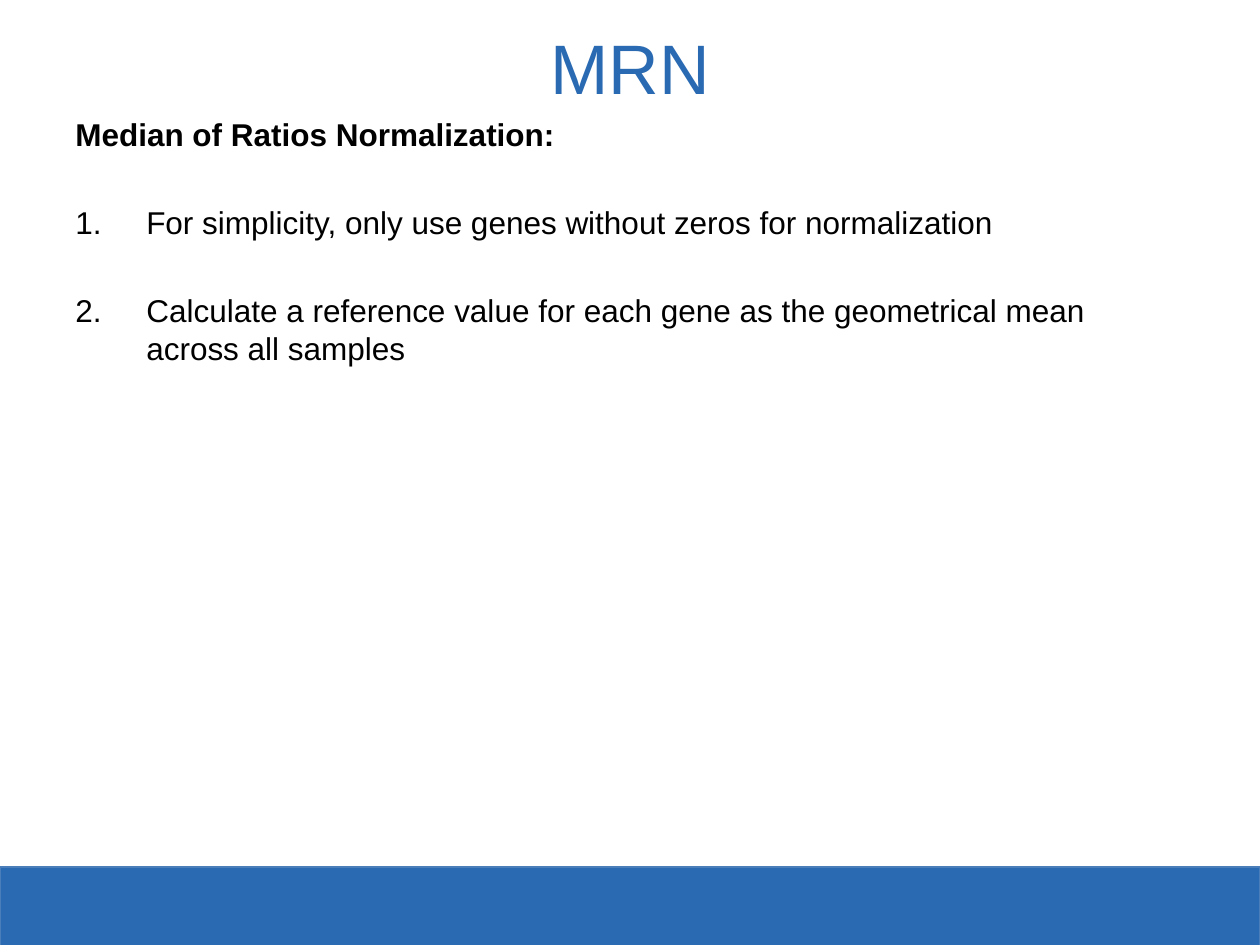
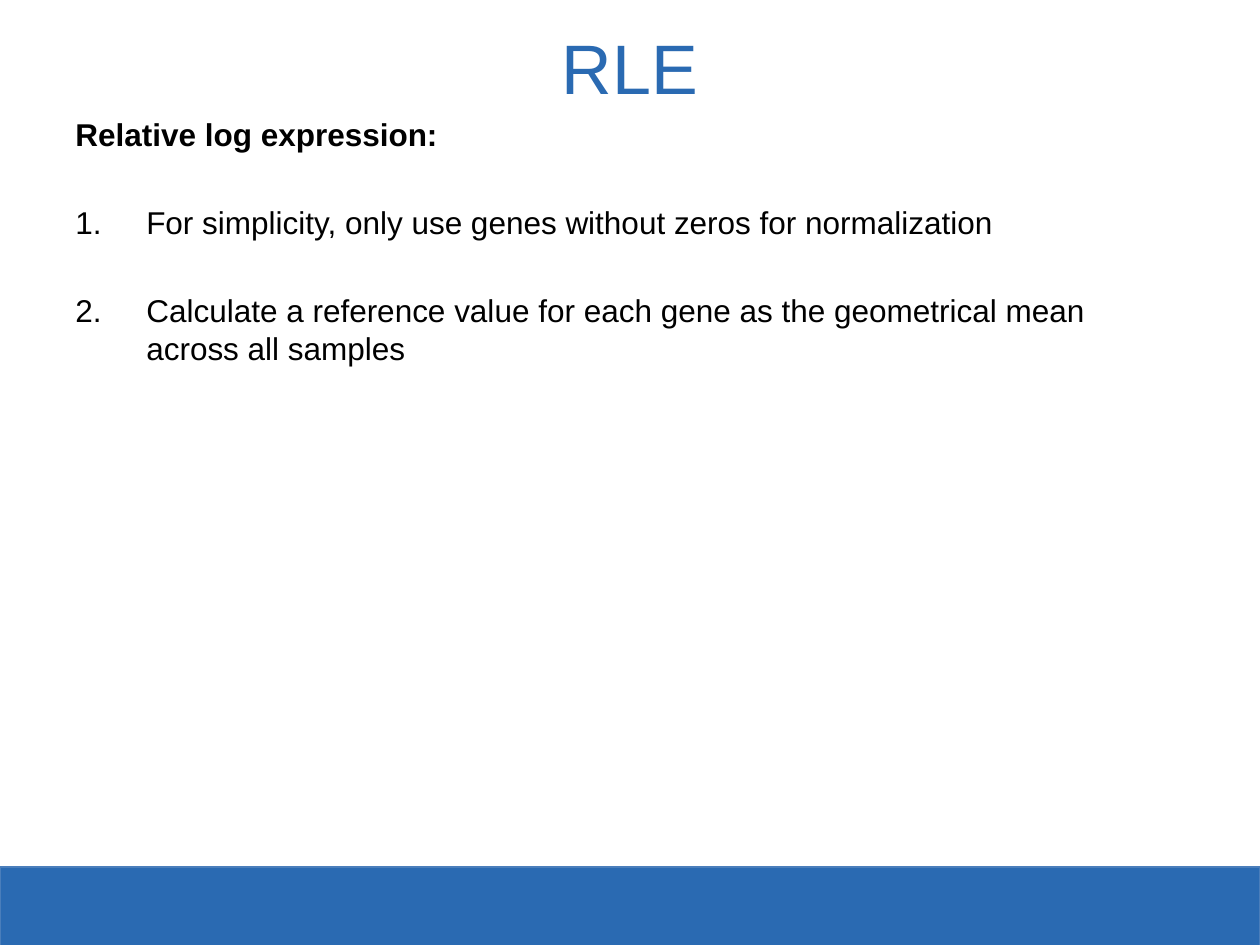
Before and after one commit to SysBioChalmers/KMG060-Systems-Biology-course, a slide deck: slide 15 of Exercise1_RNAseq_Analysis/KMG060-Exercise1.pptx. Drawn at 1260x945 pixels with LibreOffice and Linux fonts; fonts in the diff are those of the drawing; background and template pictures are left out. Boxes give left, top, right and bottom in pixels: in the first picture for what was removed or moved away, otherwise in the second. Text is boxed around its words. In the diff, an @@ line names an element or a change of style, - is before the commit and + after.

Commit message:
fix: correct normalization in slides

```diff
--- a/Exercise1_RNAseq_Analysis/KMG060-Exercise1.pptx
+++ b/Exercise1_RNAseq_Analysis/KMG060-Exercise1.pptx
@@ title at (x1=562, y1=46, x2=698, y2=94): text changed @@
-MRN
+RLE
@@ text at (x1=75, y1=123, x2=438, y2=152): text changed @@
-Median of Ratios Normalization:
+Relative log expression:
```
Also in this commit, not shown: 13 other slides changed, 1 slide removed.
